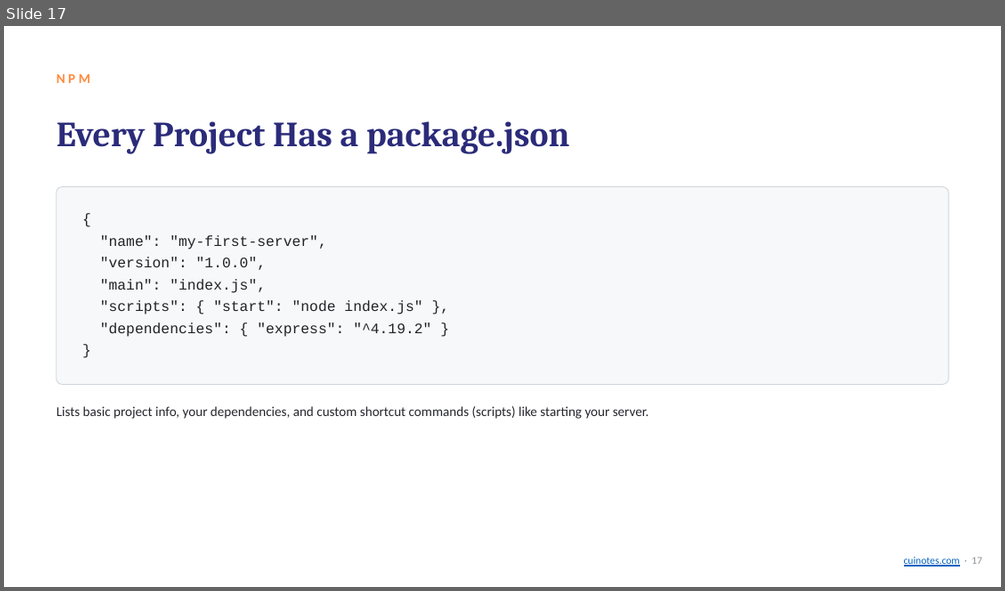
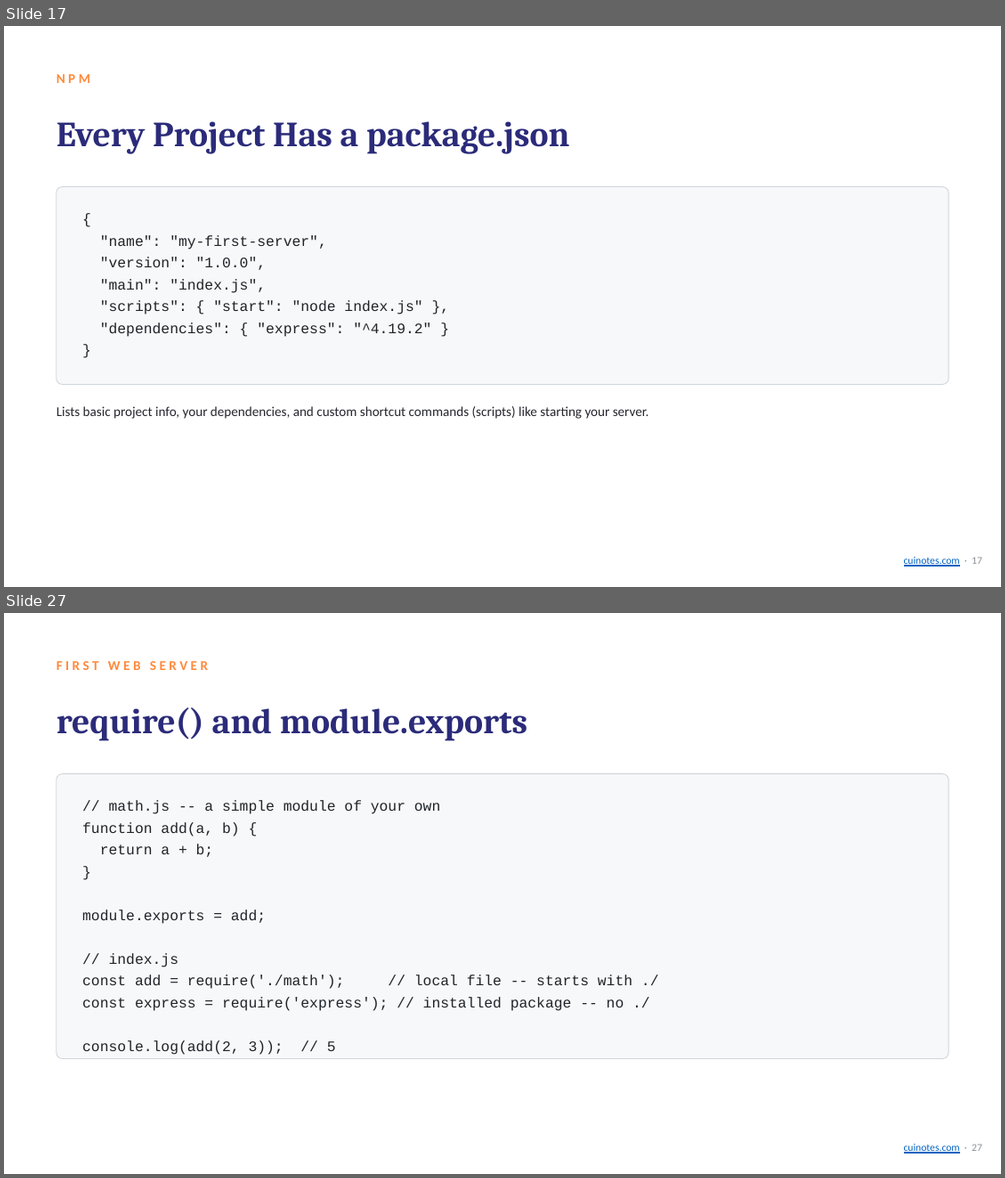
Before and after one commit to mua22/mern-web-book, a slide deck: slides/CSC336-Lecture-16-Introduction-to-Server-Side-Programming.pptx. Shown one above the other, each under a label of ours: slide 17 before the commit, slides 17 and 27 after it; the slides between them are not shown. The pictures are 1005x591 and 1005x1178 pixels, drawn with LibreOffice and Linux fonts; fonts in the diff are those of the drawing. Boxes give left, top, right and bottom in pixels: in the first picture for what was removed or moved away, otherwise in the second. Text is boxed around its words. In the diff, an @@ line names an element or a change of style, - is before the commit and + after.

```diff
--- a/slides/CSC336-Lecture-16-Introduction-to-Server-Side-Programming.pptx
+++ b/slides/CSC336-Lecture-16-Introduction-to-Server-Side-Programming.pptx
@@ slide 27 added at <box>4,613,1001,1174</box>, background #FFFFFF @@
@@ text added at <box>57,661,208,670</box>, 13 pt, text #FF8A3D, bold @@
+FIRST WEB SERVER
@@ text added at <box>57,707,527,741</box>, 34 pt, text #2B2B7A, bold @@
+require() and module.exports
@@ rounded rectangle added at <box>57,774,948,1059</box>, fill #F7F8F9, outline #D0D5DD 0.75 pt @@
@@ text added at <box>82,800,632,1054</box>, 14 pt, text #1F2429 @@
+// math.js -- a simple module of your own
+function add(a, b) {
+return a + b;
+}
+module.exports = add;
+// index.js
+const add = require('./math'); // local file -- starts with ./
+const express = require('express'); // installed package -- no ./
+console.log(add(2, 3)); // 5
@@ text added at <box>904,1143,982,1153</box>, 10 pt, text #0563C1, underline @@
+cuinotes.com · 27
```
Also in this commit, not shown: 13 slides changed, 1 other slide added, 2 other files.
